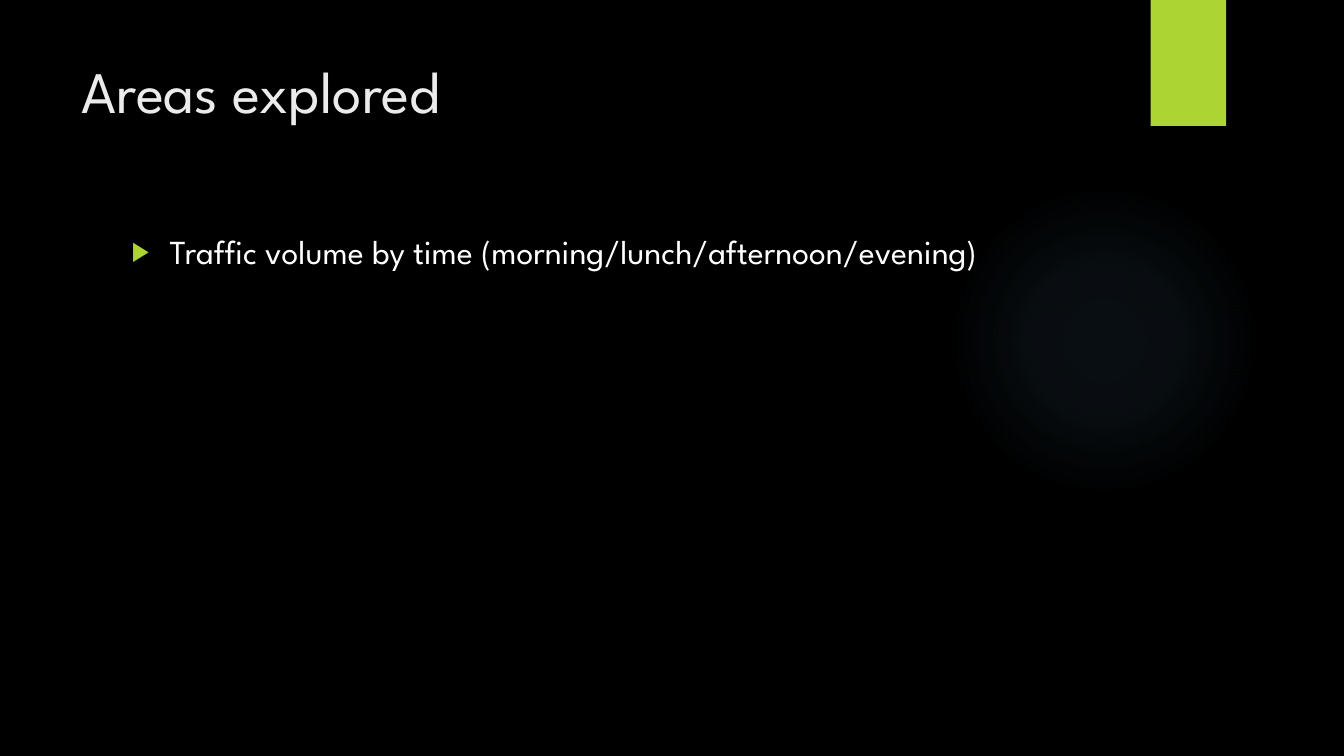
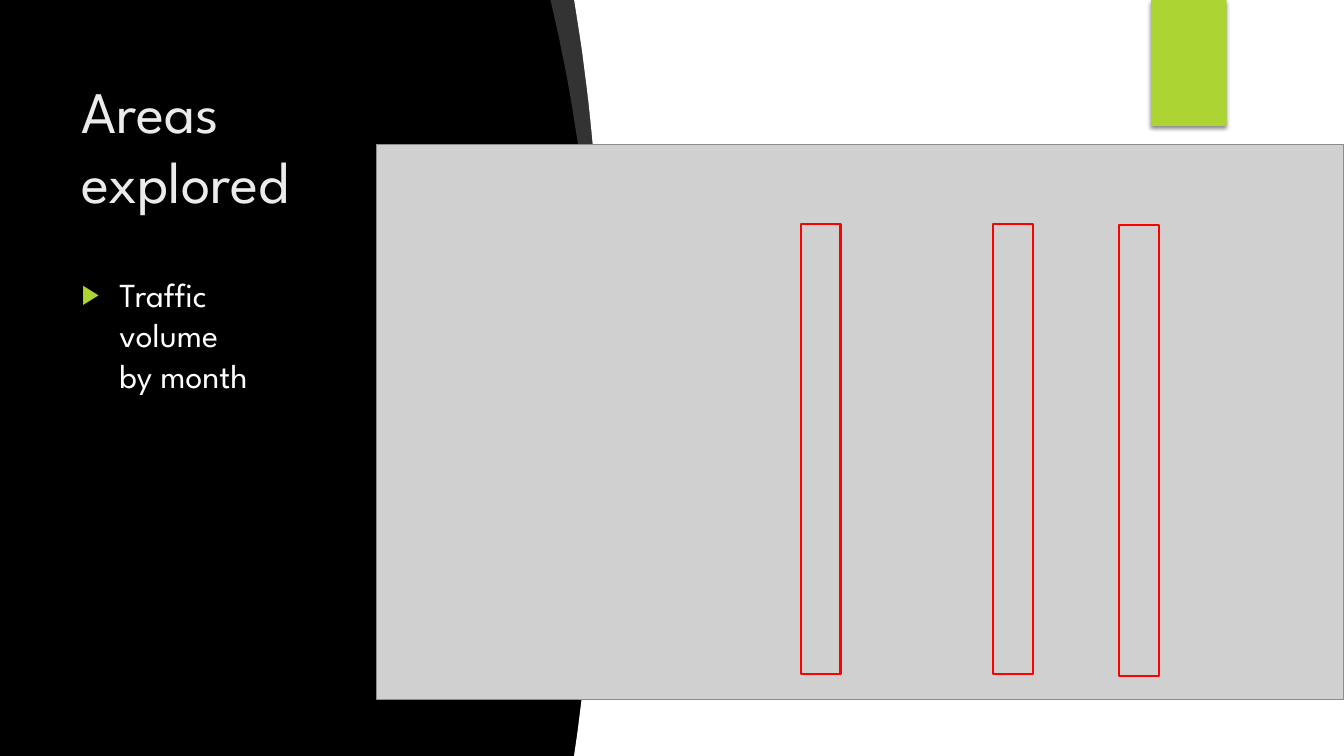
Before and after one commit to JNYH/projectbenson, a slide deck: slide 5 of OptimizeStreetTeamDeployment.pptx (slide 6 before the commit). Drawn at 1344x756 pixels with LibreOffice and Linux fonts; fonts in the diff are those of the drawing; grey boxes stand for pictures; background and template pictures are left out. Boxes give left, top, right and bottom in pixels: in the first picture for what was removed or moved away, otherwise in the second. Text is boxed around its words. In the diff, an @@ line names an element or a change of style, - is before the commit and + after.

```diff
--- a/OptimizeStreetTeamDeployment.pptx
+++ b/OptimizeStreetTeamDeployment.pptx
@@ freeform shape added at (551,0,612,409), fill #FFFFFF at 20% opacity @@
@@ freeform shape added at (574,0,722,756), fill #FFFFFF @@
@@ rectangle added at (671,0,1344,756), fill #FFFFFF @@
@@ rectangle added at (1151,0,1227,126), fill #ACD433 @@
@@ title "Areas explored" rewrapped from (81,72,440,126) to (82,94,289,216) @@
@@ picture added at (376,144,1344,700) @@
@@ ellipse removed at (949,185,1259,495) @@
@@ rectangle added at (801,224,840,675), outline #FF0000 1.5 pt @@
@@ rectangle added at (993,224,1032,675), outline #FF0000 1.5 pt @@
@@ rectangle added at (1119,226,1158,677), outline #FF0000 1.5 pt @@
@@ text removed at (170,240,977,272) @@
-▶ Traffic volume by time (morning/lunch/afternoon/evening)
@@ text added at (119,283,247,395), 24 pt, text #FFFFFF @@
+▶ Traffic volume by month
```
Also in this commit, not shown: 8 other slides changed, 2 slides added, 1 slide removed.
